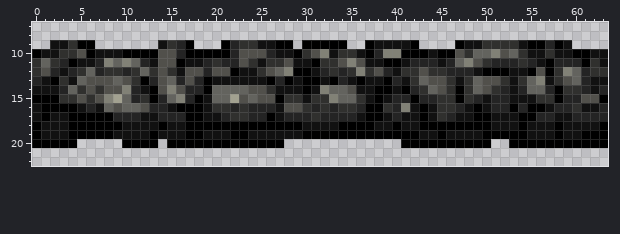
Pixel-art sprite, stored at content/Blocks/Terrain/terrain.hortspargl.png. This is how it looked before the edit.
The file is 64x24 pixels. Shown: x 0..63, y 7..22. The old version is drawn lined up with the new one.
The same view after the edit:
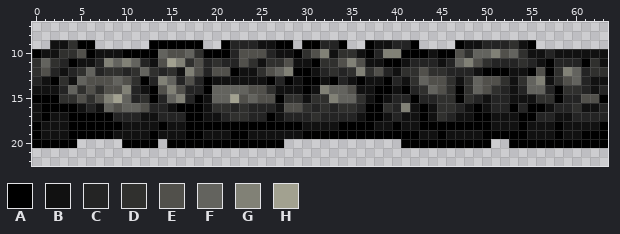
Palette (. is transparent): A #000000  B #111111  C #242424  D #30302e  E #51504b  F #63635e  G #818176  H #a2a190
Change:
whole drawing moved by +0,-1 (the old picture is shown already moved)
@@ x 0..63 @@
  8 ................................................................
- 9 ..BBDAA.......BDCA...ACDDBBAA.AAAAA..ABBBBA....ABBDDDDBAACAB....
-10 ABBDDEABBBAAAAEECAAAAACEEECBBADEGBDDBACGGAAABAAEDFFGEFDBBDBBAABB
-11 DFDCABBCGFGFCBEEABBCDCCEDBDDEBBADDEGEBBAABCCCBCFGEDCCCDCBACCCADB
-12 DECBCDFCDDCDFDEDBEECEEABBDEFGAABCDCDGDECBDDEDDCCCBAAABBAEADGFCDD
-13 CBADBFEEEFEDACEFCECABBBBBBACABAABACBABBACBDFEEDBDFEEDBDFGBDEFCBB
+ 9 ..BBDAA......AAAAAA..ACCCBBAA.AACCA..ABBCCA....ABBCCCDBA........
+10 ABBDDEABBBAAAAFEEFDAAACEEECBBADEGBDDBACGGAAABAAEDFFGEFDBBCBBBBBB
+11 DFDCABBCGFGFCBEHGDECDCCEDBDDEBBADDEGEBBAABCCCBCFGEDCCCDCBACCCADB
+12 DECBCDFCDDCDFDCDBGECEEABBDEFGAABCDCDGDECBDDEDDCCCBAAABBAEADGFCDD
+13 CBADBFEEEFEDACGFCECABBBBBBACABAABACBABBACBDFEEDBDFEEDBDFGBDEFCBB
 14 BBBCFDEDEEGCBAEGECCAFFFFEEDBBBABGFFEBBAABACDFEDADFEDCBCFFCADDCBC
Boxes around the changes in both pictures, in picture pixels (x1, y1, x2, y2):
changed: (149, 40, 257, 85)
changed: (320, 40, 338, 49)
changed: (392, 40, 410, 49)
changed: (482, 40, 590, 58)
